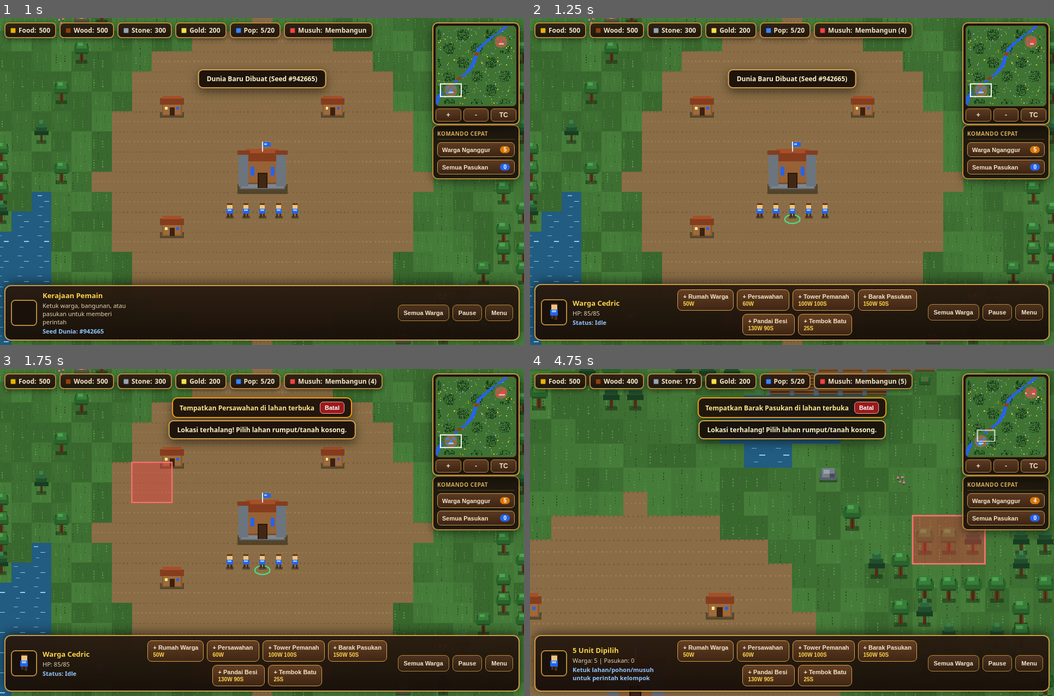
Above: before the commit, frames 1-4 (two rows, left to right).
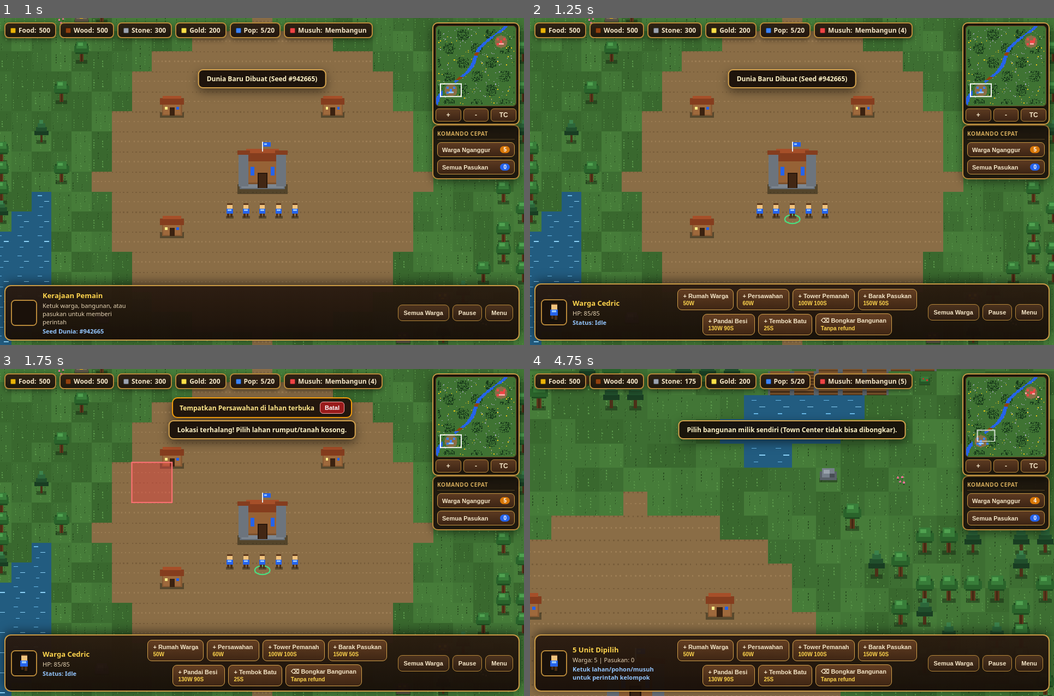
Above: after the commit, the same moments.

Repository: vexelkang-cell/gamepai
Game: browser game, page games/kingdom-war-2d/index.html
The game is run twice, just before and just after one commit, with the same random seed, the same clock (stepped at 60 frames per second) and the same inputs.
Inputs (mouse positions are in pixels of both pictures, inside the frame that each line leads up to):
- Up to frame 1 (1 s): click "NEW GAME" at 0.27 s
- Up to frame 2 (1.25 s): click (792, 214) at 1.07 s
- Up to frame 3 (1.75 s): click "+ Persawahan 60W" at 1.27 s; click (157, 499) at 1.67 s
- Up to frame 4 (4.75 s): click "+" at 1.87 s; click (854, 676) at 2.02 s, where only the run after the commit has a clickable "⌫ Bongkar Bangunan Tanpa refu…"; press the mouse at (896, 483) at 2.27 s; release the mouse at (792, 467) at 2.4 s; click "+ Tower Pemanah 100W 100S" at 2.47 s; click (870, 597) at 2.87 s; click "+ Tembok Batu 25S" at 3.07 s; click (661, 614) at 3.47 s; click "Semua Warga" at 3.67 s; press the mouse at (792, 467) at 4.07 s; release the mouse at (739, 646) at 4.2 s; click "+ Barak Pasukan 150W 50S" at 4.27 s; click (854, 676) at 4.52 s, where only the run after the commit has a clickable "⌫ Bongkar Bangunan Tanpa refu…"; click (949, 548) at 4.67 s

Frame 1 is identical in both runs. In frame 2, 2.5% of the frame differs, in the area x 0-100%, y 81-97%; in frame 3, 2.5%; in frame 4, 8.1%, in the area x 0-100%, y 8-97%.

Commit message:
Fix worker building resume and add building demolition

Diff:
--- a/games/kingdom-war-2d/index.html
+++ b/games/kingdom-war-2d/index.html
@@ -1934,6 +1934,7 @@
         const spec = CONFIG.UNITS.worker;
         super("worker", "worker", name, team, x, y, 10, spec.maxHp, spec.speed);
         this.taskTarget = null;
+        this.taskMode = null;
         this.carryType = null;
         this.carryAmount = 0;
         this.carryCapacity = 15;
@@ -1942,12 +1943,23 @@
 
       commandMove(x, y, world) {
         this.taskTarget = null;
+        this.taskMode = null;
         this.status = "Berjalan";
         this.setDestination(x, y, world);
       }
 
       commandInteract(target, world) {
         this.taskTarget = target;
+        this.taskMode = target && target.type === "building" && !target.isConstructed ? "build" : "interact";
+        this.status = "Berjalan";
+        this.resetNavigation();
+        if (world) this.waypoints = world.findPath(this.x, this.y, target.x, target.y);
+      }
+
+      commandDemolish(target, world) {
+        if (!target || target.type !== "building" || target.team !== this.team || target.subtype === "towncenter") return;
+        this.taskTarget = target;
+        this.taskMode = "demolish";
         this.status = "Berjalan";
         this.resetNavigation();
         if (world) this.waypoints = world.findPath(this.x, this.y, target.x, target.y);
@@ -2022,7 +2034,19 @@
           this.stuckCount = 0;
           this.workTimer += dt;
 
-          if (tgt.type === "building" && !tgt.isConstructed) {
+          if (tgt.type === "building" && this.taskMode === "demolish") {
+            this.status = "Membongkar";
+            game.applyDamage(tgt, Math.max(1, tgt.maxHp / 8) * dt, this);
+            if (tgt.hp <= 0) {
+              this.taskTarget = null;
+              this.taskMode = null;
+              this.status = "Idle";
+              this.resetNavigation();
+            } else if (this.workTimer >= 0.7) {
+              this.workTimer = 0;
+              if (this.team === "player" && game.isPointOnScreen(this.x, this.y)) game.sound.build();
+            }
+          } else if (tgt.type === "building" && !tgt.isConstructed) {
             this.status = "Membangun";
             const spec = CONFIG.BUILDINGS[tgt.subtype];
             const buildRate = 1 / (spec ? spec.buildTime : 6);
@@ -2044,6 +2068,7 @@
                 this.workTimer = 0;
               } else {
                 this.taskTarget = null;
+                this.taskMode = null;
                 this.status = "Idle";
                 this.resetNavigation();
               }
@@ -2630,6 +2655,7 @@
         this.particles = [];
 
         this.buildMode = { active: false, subtype: null, worldX: 0, worldY: 0, valid: false };
+        this.demolishMode = false;
 
         // State interaksi pointer & touch
         this.pointerDown = false;
@@ -2742,6 +2768,16 @@
         this.buildMode.active = false;
         this.buildMode.subtype = null;
         document.getElementById("buildBanner").style.display = "none";
+      }
+
+      startDemolishMode() {
+        this.demolishMode = true;
+        this.cancelBuildMode();
+        this.showToast("Mode bongkar aktif: ketuk bangunan kerajaan sendiri");
+      }
+
+      cancelDemolishMode() {
+        this.demolishMode = false;
       }
 
       updateBuildPreview(wx, wy) {
@@ -3066,6 +3102,19 @@
         }
 
         const hit = this.findEntityAtWorldPoint(worldPos.x, worldPos.y);
+
+        if (this.demolishMode) {
+          const workers = this.selectedEntities.filter((e) => e && e.type === "worker" && e.team === "player" && e.hp > 0);
+          if (hit && hit.type === "building" && hit.team === "player" && hit.subtype !== "towncenter" && workers.length > 0) {
+            for (const worker of workers) worker.commandDemolish(hit, this.world);
+            this.showToast("Warga mulai membongkar bangunan. Tidak ada sumber daya yang dikembalikan.");
+          } else {
+            this.showToast("Pilih bangunan milik sendiri (Town Center tidak bisa dibongkar).");
+          }
+          this.cancelDemolishMode();
+          this.updateSelectionPanel();
+          return;
+        }
         const hasPlayerUnitsSelected = this.selectedEntities.some(
           (e) => e.team === "player" && (e.type === "worker" || e.type === "soldier")
         );
@@ -3073,6 +3122,10 @@
         // Jika mengetuk entitas
         if (hit) {
           if (hit.team === "player") {
+            if (hasPlayerUnitsSelected && hit.type === "building" && !hit.isConstructed) {
+              this.issueCommandToSelected(worldPos.x, worldPos.y, hit);
+              return;
+            }
             this.selectedEntities = [hit];
             this.sound.select();
             this.updateSelectionPanel();
@@ -3476,6 +3529,11 @@
             btn.addEventListener("click", () => this.startBuildMode(opt.id));
             grid.appendChild(btn);
           }
+          const demolishBtn = document.createElement("button");
+          demolishBtn.className = "act-btn";
+          demolishBtn.innerHTML = "<span>⌫ Bongkar Bangunan</span><span class=\"act-cost\">Tanpa refund</span>";
+          demolishBtn.addEventListener("click", () => this.startDemolishMode());
+          grid.appendChild(demolishBtn);
           return;
         }
 
